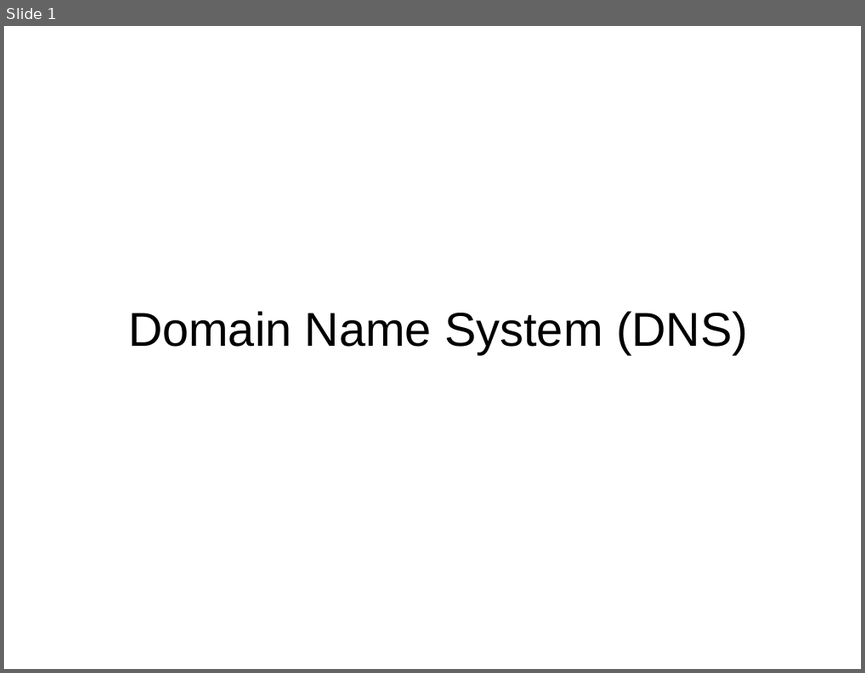
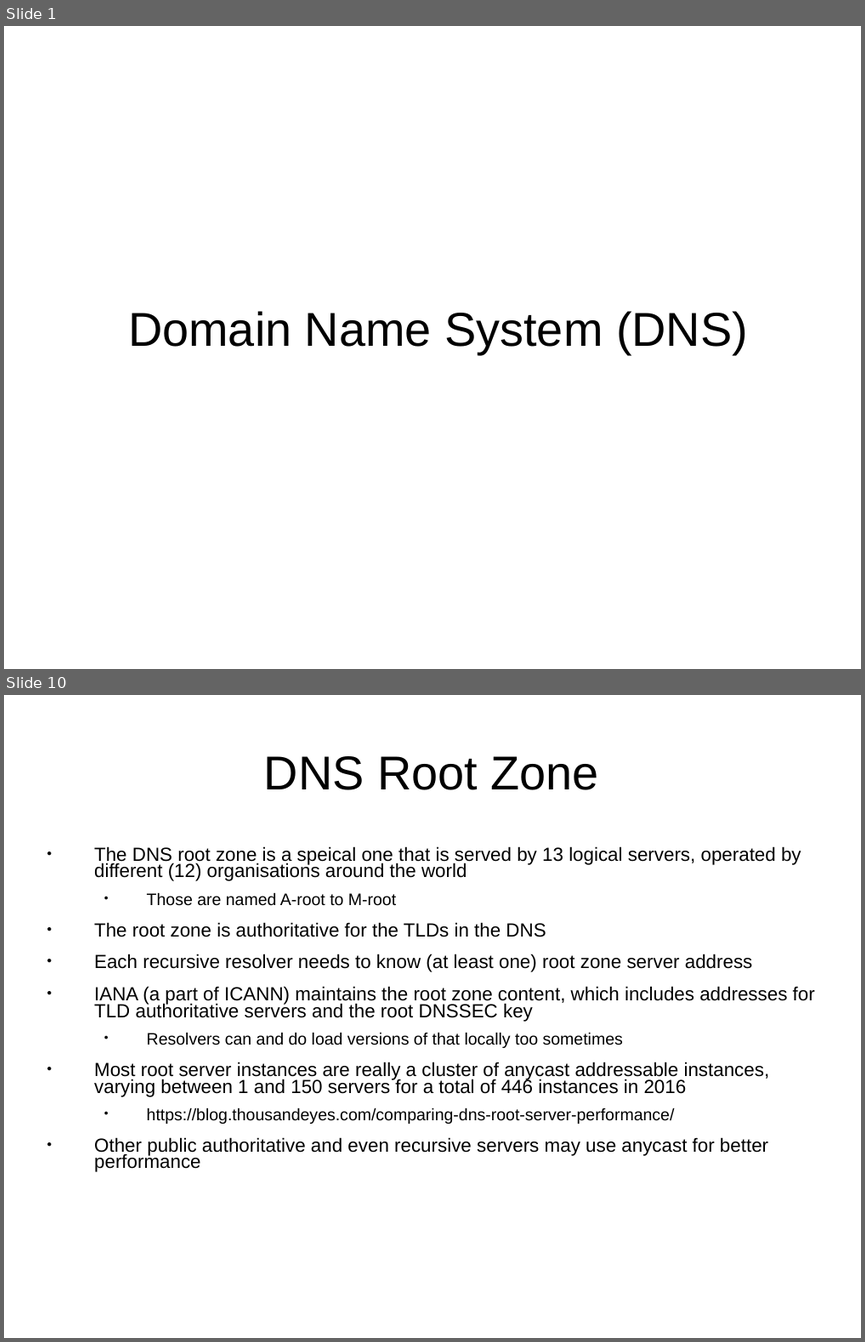
Before and after one commit to sftcd/cs7053, a slide deck: 2016lectures/10-dns.ppt. Shown one above the other, each under a label of ours: slide 1 before the commit, slides 1 and 10 after it; the slides between them are not shown. The pictures are 865x673 and 865x1342 pixels, drawn with LibreOffice and Linux fonts; fonts in the diff are those of the drawing. Boxes give left, top, right and bottom in pixels: in the first picture for what was removed or moved away, otherwise in the second. Text is boxed around its words. In the diff, an @@ line names an element or a change of style, - is before the commit and + after.

Commit message:
added root zone slide

```diff
--- a/2016lectures/10-dns.ppt
+++ b/2016lectures/10-dns.ppt
@@ slide 10 added at [4,695,861,1338], background #FFFFFF @@
@@ title added at [264,756,599,790], 44 pt, text #000000 @@
+DNS Root Zone
@@ text added at [94,846,815,1172], 17.6 pt, text #000000 @@
+● The DNS root zone is a speical one that is served by 13 logical servers, operated by different (12) organisations around the world
+  ● Those are named A-root to M-root
+● The root zone is authoritative for the TLDs in the DNS
+● Each recursive resolver needs to know (at least one) root zone server address
+● IANA (a part of ICANN) maintains the root zone content, which includes addresses for TLD authoritative servers and the root DNSSEC key
+  ● Resolvers can and do load versions of that locally too sometimes
+● Most root server instances are really a cluster of anycast addressable instances, varying between 1 and 150 servers for a total of 446 instances in 2016
+  ● https://blog.thousandeyes.com/comparing-dns-root-server-performance/
+● Other public authoritative and even recursive servers may use anycast for better performance
```
Also in this commit, not shown: 8 slides changed, 1 other file.
